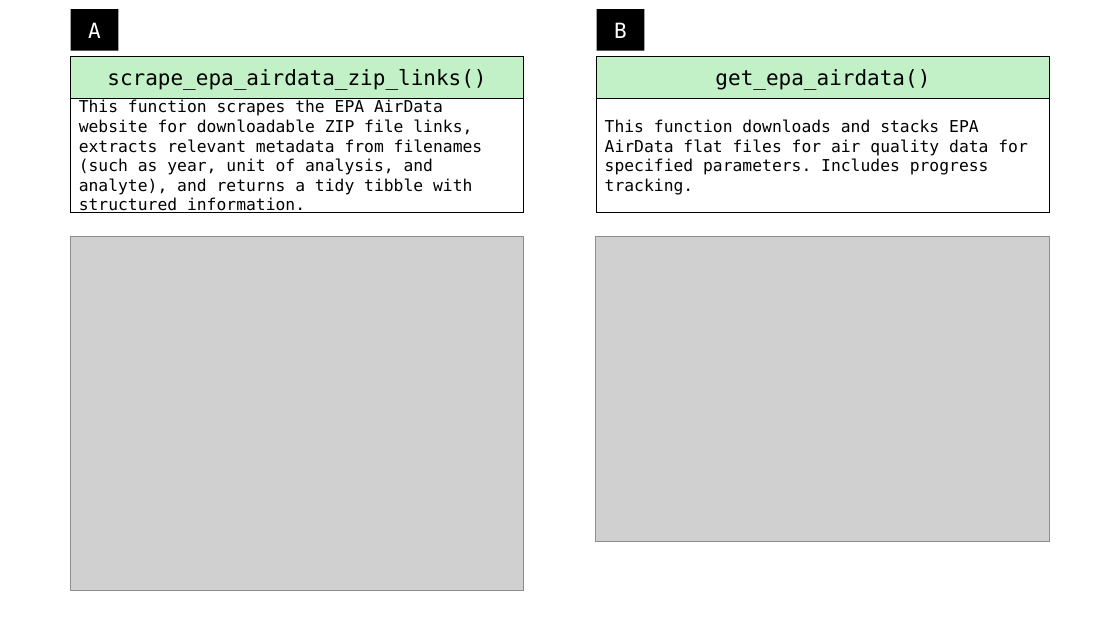
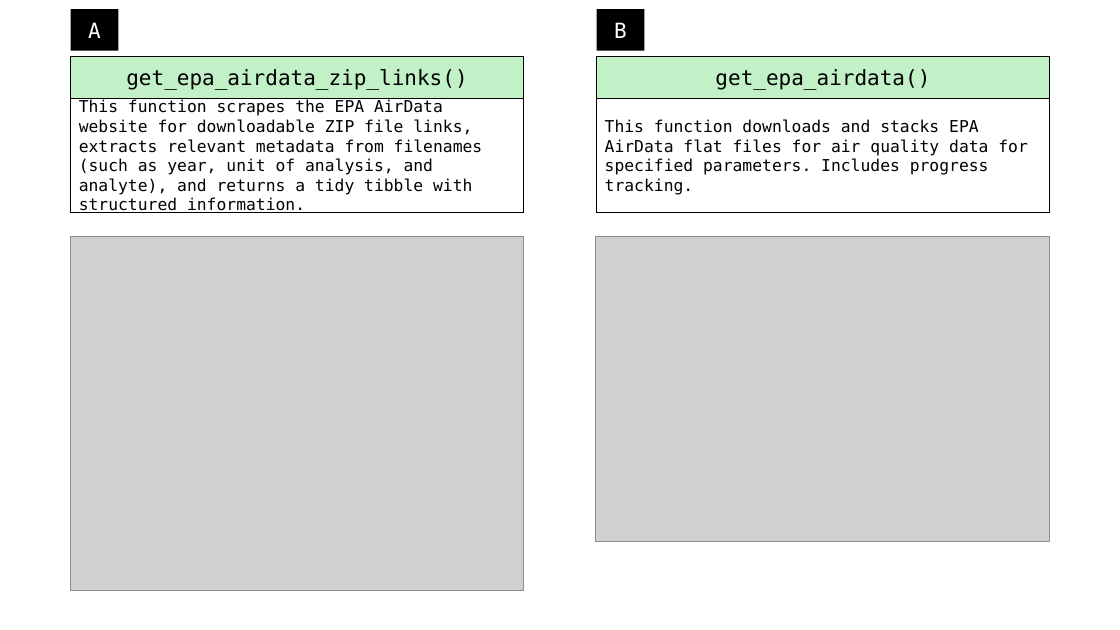
Before and after one commit to nelsonroque/tidypollute, a slide deck: slide 3 of docs/figures.pptx. Drawn at 1120x630 pixels with LibreOffice and Linux fonts; fonts in the diff are those of the drawing; grey boxes stand for pictures. Boxes give left, top, right and bottom in pixels: in the first picture for what was removed or moved away, otherwise in the second. Text is boxed around its words. In the diff, an @@ line names an element or a change of style, - is before the commit and + after.

```diff
--- a/docs/figures.pptx
+++ b/docs/figures.pptx
@@ text in rectangle at <box>126,69,467,90</box>: text changed @@
-scrape_epa_airdata_zip_links()
+get_epa_airdata_zip_links()
```
Also in this commit, not shown: 28 other files.
